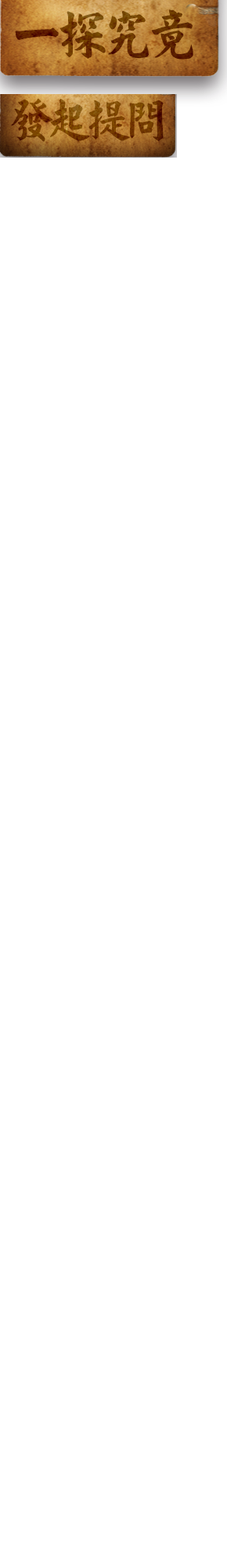
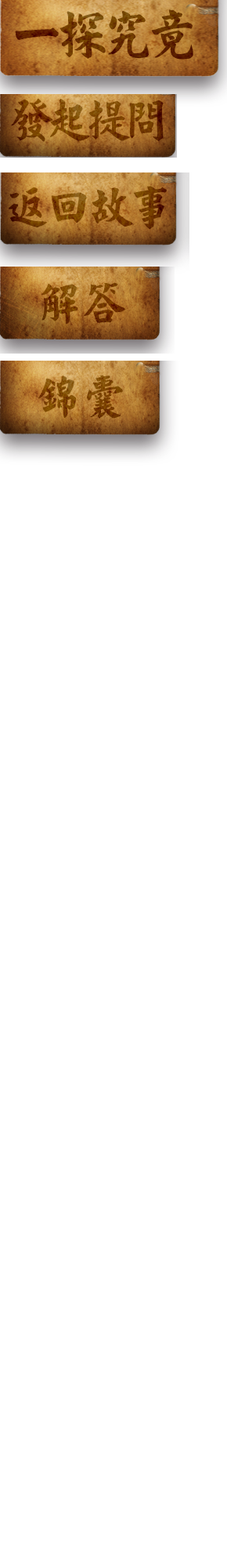
Before/after of a 227x1568 layered artwork. What changed in the layer stack:
added layer "图层 5" above "图层 4" over [0,360,178,463]
added layer "图层 4" above "图层 6" over [0,266,175,354]
added layer "图层 6" above "图层 3" over [0,172,190,276]
